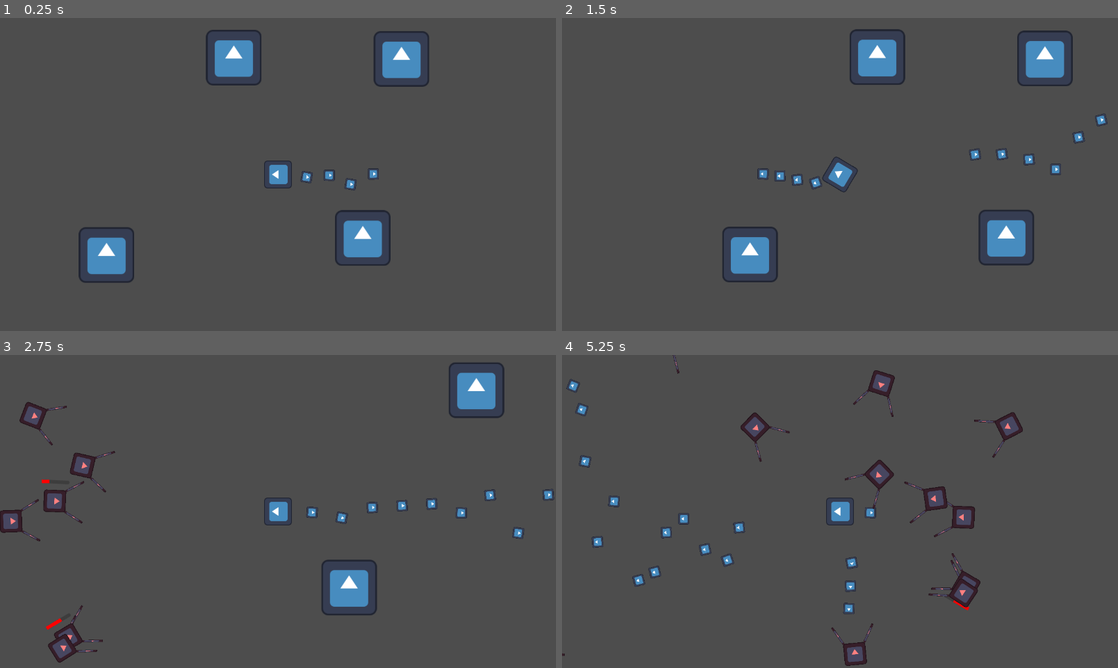
Above: before the commit, frames 1-4 (two rows, left to right).
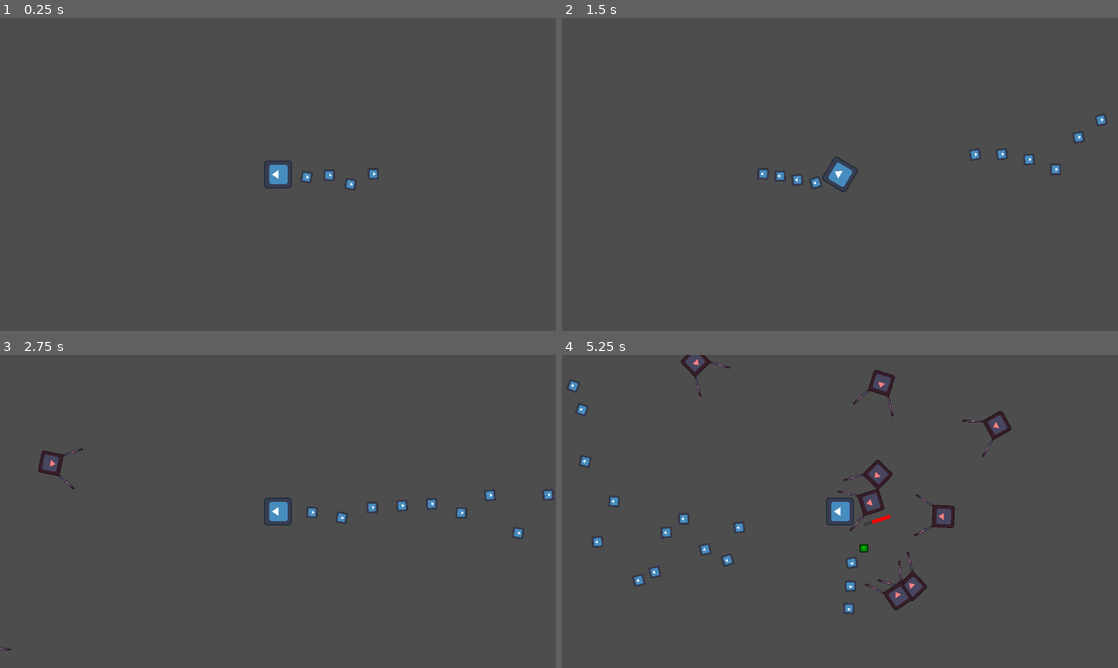
Above: after the commit, the same moments.

Repository: ZenithStar/ggj2024
Game: Godot game, scene res://levels/survivors_level.tscn
The game is run twice, just before and just after one commit, with the same random seed, the same clock (stepped at 60 frames per second) and the same inputs. The engine's default icon, where the game draws it, is replaced by a stand-in: a white triangle on a blue panel in a dark square.
Inputs (mouse positions are in pixels of both pictures, inside the frame that each line leads up to):
- Up to frame 1 (0.25 s): no input
- Up to frame 2 (1.5 s): move the mouse to (962, 158) at 0.52 s; hold D (right) 0.53-1.25 s; click (962, 158) at 0.67 s; drag from (728, 190) to (1112, 171) at 1.27 s
- Up to frame 3 (2.75 s): move the mouse to (333, 442) at 2.02 s; hold D (right) from 2.03 s (still down)
- Up to frame 4 (5.25 s): release D (right) at 2.75 s; drag from (812, 574) to (1062, 495) at 2.77 s; move the mouse to (1006, 558) at 3.52 s; hold A (left) 3.53-4.25 s; drag from (673, 464) to (739, 527) at 4.27 s; move the mouse to (867, 511) at 5.02 s; hold S (down) from 5.03 s (still down); click (867, 511) at 5.17 s

The runs differ from the first frame. In frame 1, 4.3% of the frame differs, in the area x 14-78%, y 3-85%; in frame 2, 4.2%; in frame 3, 3.5%; in frame 4, 2.6%.

Commit message:
Exp drop framework added

Diff:
--- a/levels/survivors_level.tscn
+++ b/levels/survivors_level.tscn
@@ -1,24 +1,7 @@
-[gd_scene load_steps=3 format=3 uid="uid://11cfst55tgg4"]
+[gd_scene load_steps=2 format=3 uid="uid://11cfst55tgg4"]
 
 [ext_resource type="PackedScene" uid="uid://ya4oi5o5wcld" path="res://prefabs/player.tscn" id="1_0h4wr"]
-[ext_resource type="Texture2D" uid="uid://bbrqbvquvihtd" path="res://icon.svg" id="2_5lnyh"]
 
 [node name="SurvivorsLevel" type="Node2D"]
 
 [node name="Player" parent="." instance=ExtResource("1_0h4wr")]
-
-[node name="Icon" type="Sprite2D" parent="."]
-position = Vector2(-399, 185)
-texture = ExtResource("2_5lnyh")
-
-[node name="Icon2" type="Sprite2D" parent="."]
-position = Vector2(191, 146)
-texture = ExtResource("2_5lnyh")
-
-[node name="Icon3" type="Sprite2D" parent="."]
-position = Vector2(-106, -269)
-texture = ExtResource("2_5lnyh")
-
-[node name="Icon4" type="Sprite2D" parent="."]
-position = Vector2(280, -266)
-texture = ExtResource("2_5lnyh")
--- a/prefabs/placeholder_enemy.tscn
+++ b/prefabs/placeholder_enemy.tscn
@@ -1,10 +1,11 @@
-[gd_scene load_steps=8 format=3 uid="uid://puxejj1005j1"]
+[gd_scene load_steps=9 format=3 uid="uid://puxejj1005j1"]
 
 [ext_resource type="Texture2D" uid="uid://bbrqbvquvihtd" path="res://icon.svg" id="1_36t3b"]
 [ext_resource type="Script" path="res://scripts/LimitDistanceToTarget.gd" id="2_0s7w4"]
 [ext_resource type="Script" path="res://scripts/TargetManager.gd" id="2_7mlqs"]
 [ext_resource type="Script" path="res://scripts/MoveTowardsTarget.gd" id="2_scquu"]
 [ext_resource type="Script" path="res://scripts/HealthComponent.gd" id="4_jto8s"]
+[ext_resource type="PackedScene" uid="uid://nip75bkwf31j" path="res://prefabs/small_experience.tscn" id="5_sg4ip"]
 
 [sub_resource type="RectangleShape2D" id="RectangleShape2D_0d5v8"]
 size = Vector2(50, 50)
@@ -53,6 +54,7 @@
 value = 50.0
 show_percentage = false
 script = ExtResource("4_jto8s")
+on_death = ExtResource("5_sg4ip")
 
 [node name="MoveTowardsTarget" type="Node" parent="."]
 script = ExtResource("2_scquu")
--- a/prefabs/placeholder_projectile.tscn
+++ b/prefabs/placeholder_projectile.tscn
@@ -20,6 +20,7 @@
 shape = SubResource("RectangleShape2D_7obik")
 
 [node name="Lifespan" type="Timer" parent="."]
+wait_time = 2.0
 one_shot = true
 autostart = true
 script = ExtResource("2_y1rix")
--- a/prefabs/player.tscn
+++ b/prefabs/player.tscn
@@ -1,15 +1,21 @@
-[gd_scene load_steps=7 format=3 uid="uid://ya4oi5o5wcld"]
+[gd_scene load_steps=9 format=3 uid="uid://ya4oi5o5wcld"]
 
 [ext_resource type="Texture2D" uid="uid://bbrqbvquvihtd" path="res://icon.svg" id="1_kyi40"]
 [ext_resource type="Script" path="res://scripts/PlayerAim.gd" id="2_e5tot"]
 [ext_resource type="Script" path="res://scripts/ProjectileSpawner.gd" id="2_u5ejm"]
 [ext_resource type="Script" path="res://scripts/EnemySpawner.gd" id="3_58hcw"]
 [ext_resource type="Script" path="res://scripts/DefaultPhysics.gd" id="4_upy5q"]
+[ext_resource type="Script" path="res://scripts/ExperienceVacuum.gd" id="6_acjrj"]
 
 [sub_resource type="RectangleShape2D" id="RectangleShape2D_dg3hd"]
 size = Vector2(60, 60)
 
+[sub_resource type="CircleShape2D" id="CircleShape2D_nkr3x"]
+radius = 200.0
+
 [node name="Player" type="CharacterBody2D"]
+collision_layer = 15
+collision_mask = 15
 motion_mode = 1
 
 [node name="Icon" type="Sprite2D" parent="."]
@@ -39,3 +45,12 @@
 
 [node name="DefaultPhysics" type="Node" parent="."]
 script = ExtResource("4_upy5q")
+
+[node name="ExperienceVacuum" type="Area2D" parent="."]
+collision_layer = 0
+collision_mask = 8
+monitorable = false
+script = ExtResource("6_acjrj")
+
+[node name="CollisionShape2D" type="CollisionShape2D" parent="ExperienceVacuum"]
+shape = SubResource("CircleShape2D_nkr3x")
--- /dev/null
+++ b/prefabs/small_experience.tscn
@@ -0,0 +1,21 @@
+[gd_scene load_steps=4 format=3 uid="uid://nip75bkwf31j"]
+
+[ext_resource type="Texture2D" uid="uid://bbrqbvquvihtd" path="res://icon.svg" id="1_hjj3c"]
+[ext_resource type="Script" path="res://scripts/ExperienceDrop.gd" id="2_4r1vi"]
+
+[sub_resource type="RectangleShape2D" id="RectangleShape2D_oharh"]
+
+[node name="SmallExperience" type="Area2D"]
+collision_layer = 8
+collision_mask = 8
+
+[node name="CollisionShape2D" type="CollisionShape2D" parent="."]
+shape = SubResource("RectangleShape2D_oharh")
+
+[node name="Sprite2D" type="Sprite2D" parent="."]
+modulate = Color(0, 1, 0, 1)
+scale = Vector2(0.15, 0.15)
+texture = ExtResource("1_hjj3c")
+
+[node name="ExperienceDrop" type="Node" parent="."]
+script = ExtResource("2_4r1vi")
--- a/project.godot
+++ b/project.godot
@@ -14,6 +14,10 @@
 run/main_scene="res://levels/survivors_level.tscn"
 config/features=PackedStringArray("4.2", "GL Compatibility")
 config/icon="res://icon.svg"
+
+[autoload]
+
+Experience="*res://scripts/ExperienceContainer.gd"
 
 [display]
 
@@ -62,6 +66,10 @@
 ]
 }
 
+[layer_names]
+
+2d_physics/layer_4="Experience"
+
 [rendering]
 
 renderer/rendering_method="gl_compatibility"
--- a/scripts/EnemySpawner.gd
+++ b/scripts/EnemySpawner.gd
@@ -11,5 +11,5 @@
 	if randi_range(0,max_enemies) > get_child_count():
 		var new_enemy = enemy_scene.instantiate()
 		new_enemy.find_child("TargetManager").target = get_parent()
-		new_enemy.position = Vector2.from_angle(randf_range(-PI,PI)) * new_enemy.find_child("LimitDistanceToTarget").spawn_distance
+		new_enemy.position = Vector2.from_angle(randf_range(-PI,PI)) * new_enemy.find_child("LimitDistanceToTarget").spawn_distance + get_parent().global_position
 		add_child(new_enemy)
--- /dev/null
+++ b/scripts/ExperienceContainer.gd
@@ -0,0 +1,3 @@
+class_name ExperienceContainer extends Node
+
+# vacuum all to player function goes here
--- /dev/null
+++ b/scripts/ExperienceDrop.gd
@@ -0,0 +1,10 @@
+class_name ExperienceDrop extends Node
+
+@export var exp_value: float = 1.0
+
+func _ready():
+	get_parent().body_entered.connect(on_body_entered)
+
+func on_body_entered(body):
+	# apply exp to character
+	get_parent().queue_free()
--- /dev/null
+++ b/scripts/ExperienceVacuum.gd
@@ -0,0 +1 @@
+class_name ExperienceVacuum extends Area2D
--- a/scripts/HealthComponent.gd
+++ b/scripts/HealthComponent.gd
@@ -1,4 +1,6 @@
 class_name HealthComponent extends ProgressBar
+
+@export var on_death: PackedScene
 
 func _ready():
 	value = max_value
@@ -8,5 +10,8 @@
 func update(_new_value):
 	visible = value < max_value
 	if value <= 0:
+		if on_death:
+			var death_drop = on_death.instantiate()
+			death_drop.position = get_parent().position
+			Experience.add_child.call_deferred(death_drop)
 		get_parent().queue_free() # change to death animation when that's in
-		# drop exp
